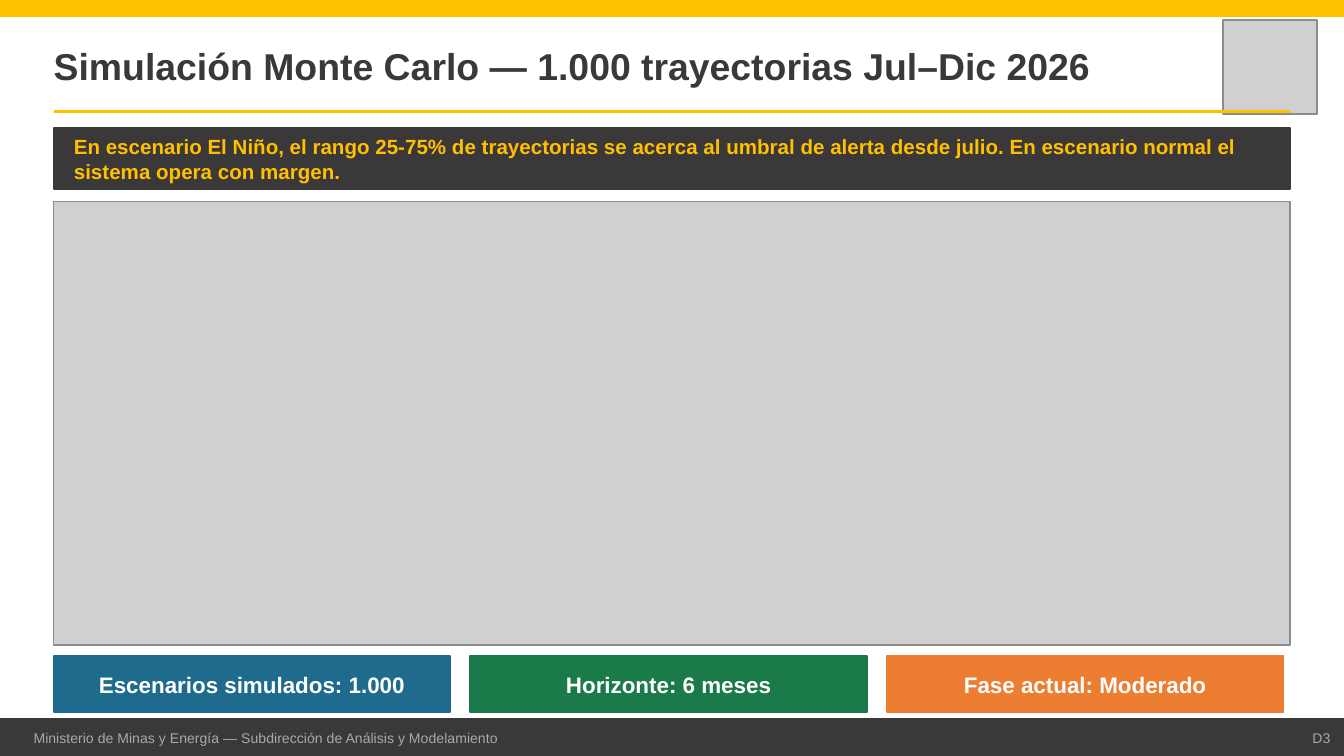
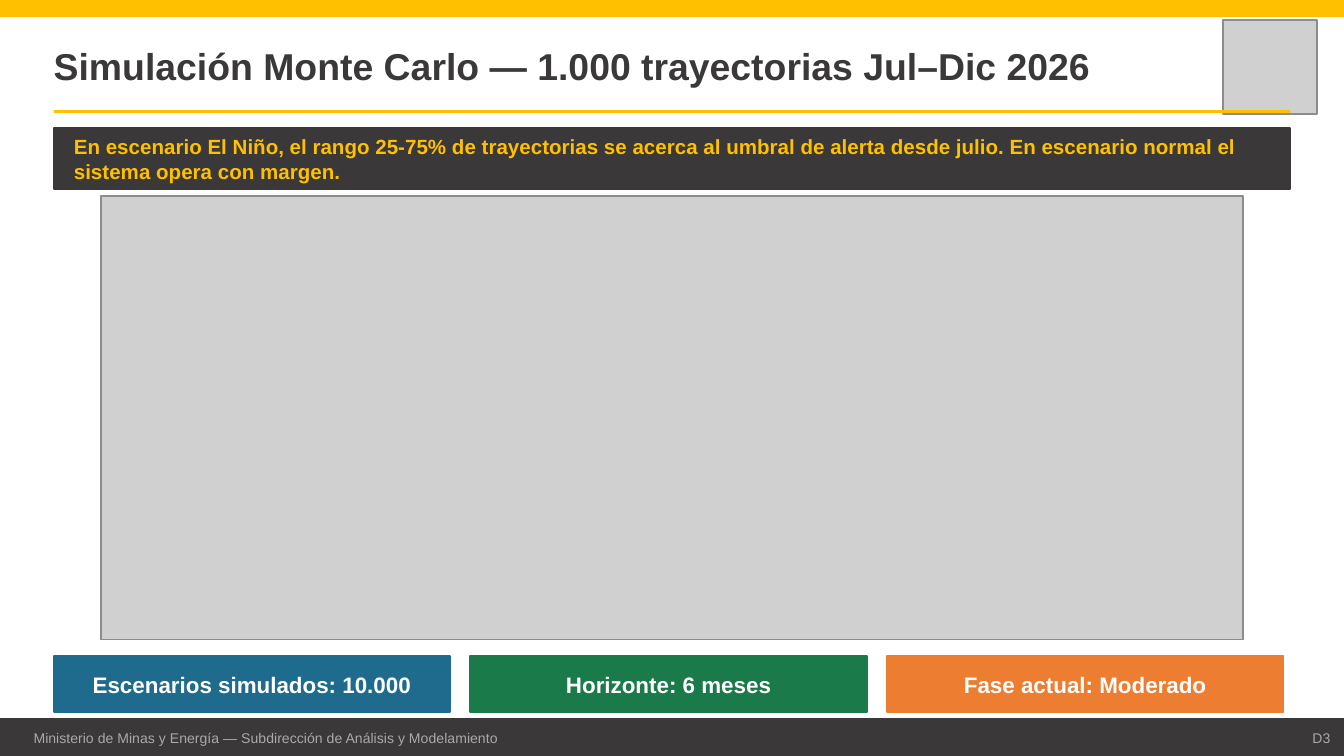
Before and after one commit to fredypaeze/modelo-enos-minenergia, a slide deck: slide 3 of outputs/MinEnergia_Avance_Datos.pptx. Drawn at 1344x756 pixels with LibreOffice and Linux fonts; fonts in the diff are those of the drawing; grey boxes stand for pictures. Boxes give left, top, right and bottom in pixels: in the first picture for what was removed or moved away, otherwise in the second. Text is boxed around its words. In the diff, an @@ line names an element or a change of style, - is before the commit and + after.

```diff
--- a/outputs/MinEnergia_Avance_Datos.pptx
+++ b/outputs/MinEnergia_Avance_Datos.pptx
@@ picture: place and size @@
-picture at box(54, 202, 1290, 645)
+picture at box(101, 196, 1243, 640)
@@ text at box(93, 676, 410, 694): text changed @@
-Escenarios simulados: 1.000
+Escenarios simulados: 10.000
```
Also in this commit, not shown: 3 other slides changed, 1 slide added, 14 other files.
